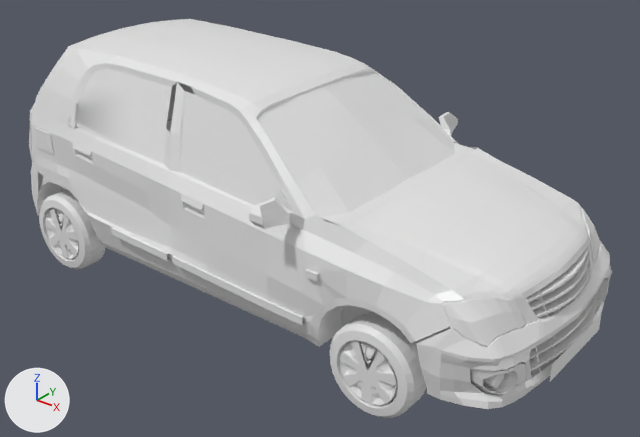
What one commit did to the FBX model Blender_export/MS-Alto_AssemblyStock.fbx.
Before and after are seen from a 50 mm lens placed at (3.63, -4.28, 3.29), pointed at (0.18, 0.03, 0.62). The lights are fixed; the arrows at lower left show +X, +Y and +Z. Where no turn or scale is listed for an object, it has been applied to the vertices. Vertices at the same position are counted once.

The first picture shows 'Body', 'WheelFR', 'WheelRR'.
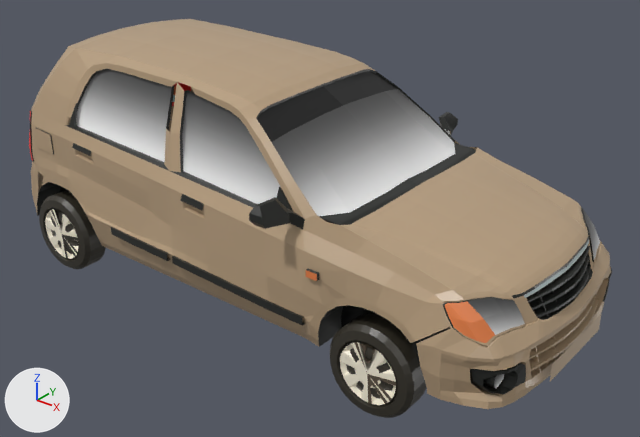
The change in detail:
Picture 'MS-Alto_Stock.png' (img_ms_alto_stock_png) is new.
In material 'Material' (mat_material), base_color is no longer (0.8, 0.8, 0.8), white #e7e7e7.
In material 'Material' (mat_material), texture is now set to img_ms_alto_stock_png.
me_cube_002 is used by ob_body; location (0.0, 0.0, 0.847).
me_cube_002 had 2155 vertices, 1816 faces and spanned x -2.17..2.11, y -1.05..1.05, z -0.55..0.85.
me_cube_002 now has 2261 vertices, 1918 faces and spans x -2.17..2.11, y -1.05..1.05, z -0.55..0.85.
me_cube_002 part 1: 10 vertices moved from x -2.06..0.37, y 0.49..0.8, z 0.0..0.59 to x -2.06..0.37, y 0.49..0.8, z -0.03..0.61; 1 vertex removed from x -1.99, y 0.76, z 0.05; 54 vertices added at x -2.03..0.67, y 0.57..0.82, z -0.07..0.73.
me_cube_002 part 2: 10 vertices moved from x -2.06..0.37, y -0.8..-0.49, z 0.0..0.59 to x -2.06..0.37, y -0.8..-0.49, z -0.03..0.61; 1 vertex removed from x -1.99, y -0.76, z 0.05; 54 vertices added at x -2.03..0.67, y -0.82..-0.57, z -0.07..0.73.
me_cube_002 part 3: 1760 kept faces spanning x -2.17..2.11, y -1.05..1.05, z -0.55..0.85 get new texture (UV) coordinates.

What differs and where, as boxes [x1, y1, x2, y2] in the pictures (640 x 437 px):
'Body', surface changed, reshaped (white to beige)
    both: [29, 19, 612, 409]
'WheelFR', surface changed
    both: [330, 314, 426, 418]
'WheelRR', surface changed
    both: [39, 190, 106, 269]
part 1 of me_cube_002, built on
    before: [169, 71, 431, 128]
    after: [171, 71, 431, 128]
part 2 of me_cube_002, built on
    before: [29, 86, 349, 184]
    after: [29, 69, 349, 206]
part 3 of me_cube_002, surface changed (white to beige)
    both: [30, 19, 612, 409]
